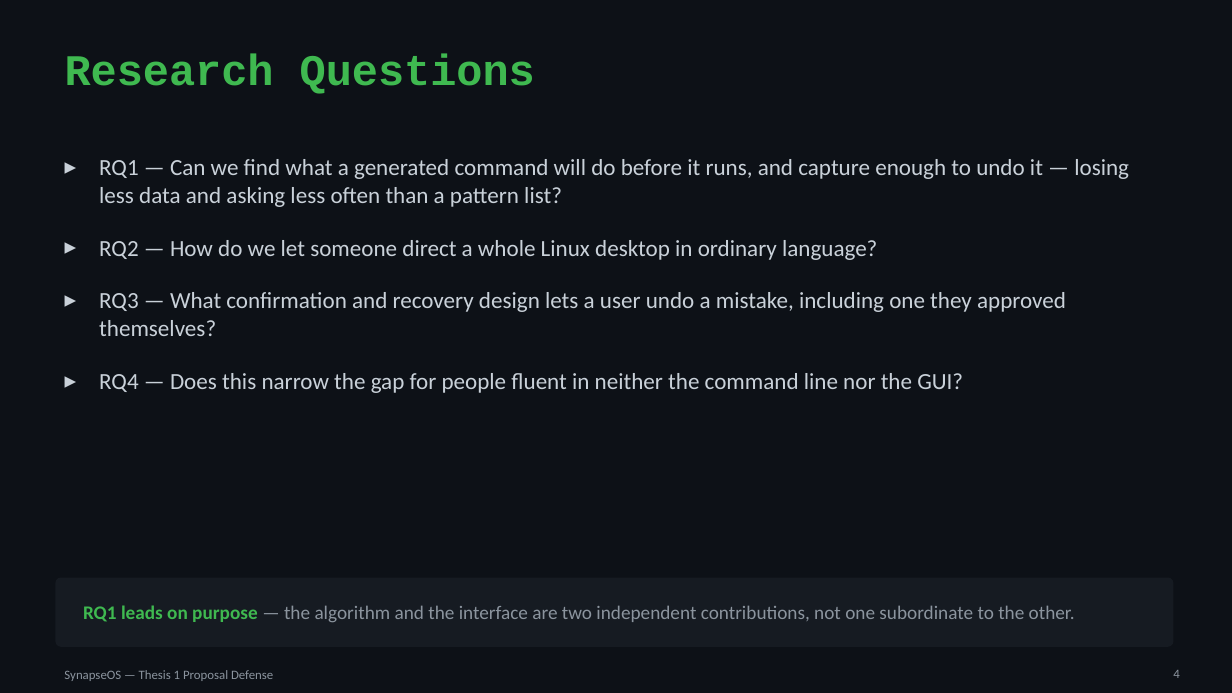
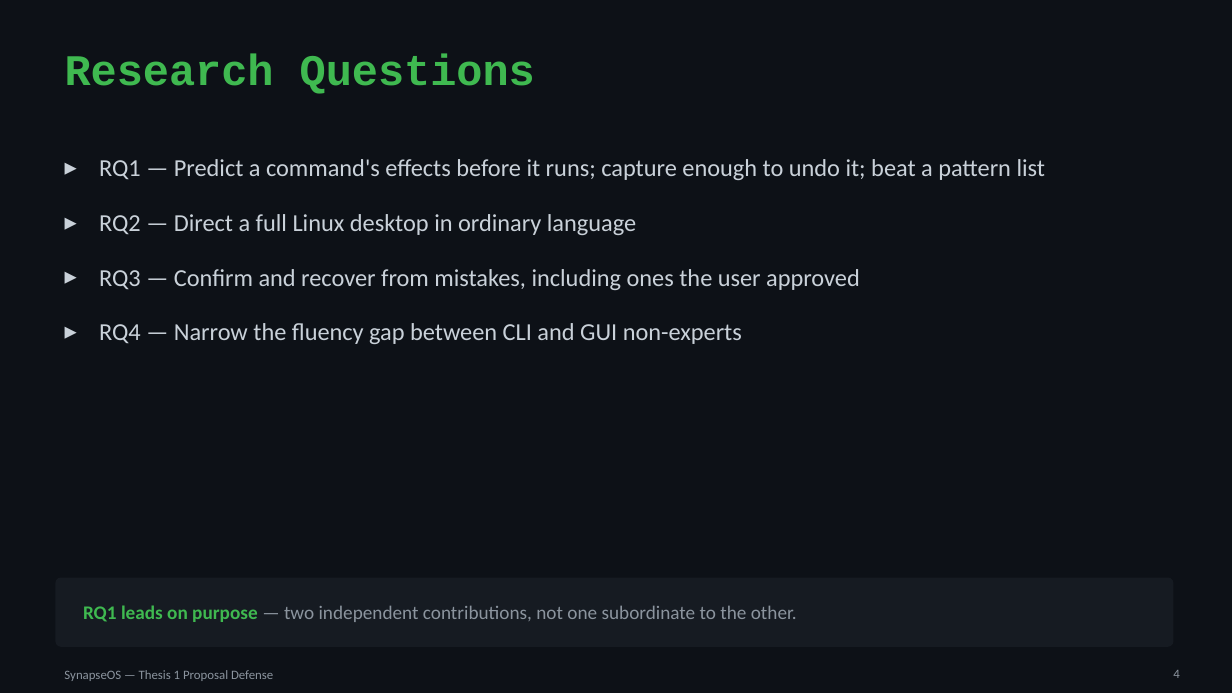
Before and after one commit to willardcsoriano/thesis, a slide deck: slide 4 of thesis 1/defense/SynapseOS_Proposal_Defense.pptx. Drawn at 1232x693 pixels with LibreOffice and Linux fonts; fonts in the diff are those of the drawing. Boxes give left, top, right and bottom in pixels: in the first picture for what was removed or moved away, otherwise in the second. Text is boxed around its words. In the diff, an @@ line names an element or a change of style, - is before the commit and + after.

```diff
--- a/thesis 1/defense/SynapseOS_Proposal_Defense.pptx
+++ b/thesis 1/defense/SynapseOS_Proposal_Defense.pptx
@@ text at (99, 159, 1046, 344): text changed; size 18 to 19 pt @@
-▸ RQ1 — Can we find what a generated command will do before it runs, and capture enough to undo it — losing less data and asking less often than a pattern list?
-▸ RQ2 — How do we let someone direct a whole Linux desktop in ordinary language?
-▸ RQ3 — What confirmation and recovery design lets a user undo a mistake, including one they approved themselves?
-▸ RQ4 — Does this narrow the gap for people fluent in neither the command line nor the GUI?
+▸ RQ1 — Predict a command's effects before it runs; capture enough to undo it; beat a pattern list
+▸ RQ2 — Direct a full Linux desktop in ordinary language
+▸ RQ3 — Confirm and recover from mistakes, including ones the user approved
+▸ RQ4 — Narrow the fluency gap between CLI and GUI non-experts
@@ text at (83, 605, 797, 622): text changed @@
-RQ1 leads on purpose — the algorithm and the interface are two independent contributions, not one subordinate to the other.
+RQ1 leads on purpose — two independent contributions, not one subordinate to the other.
```
Also in this commit, not shown: 10 other slides changed, 2 other files.
